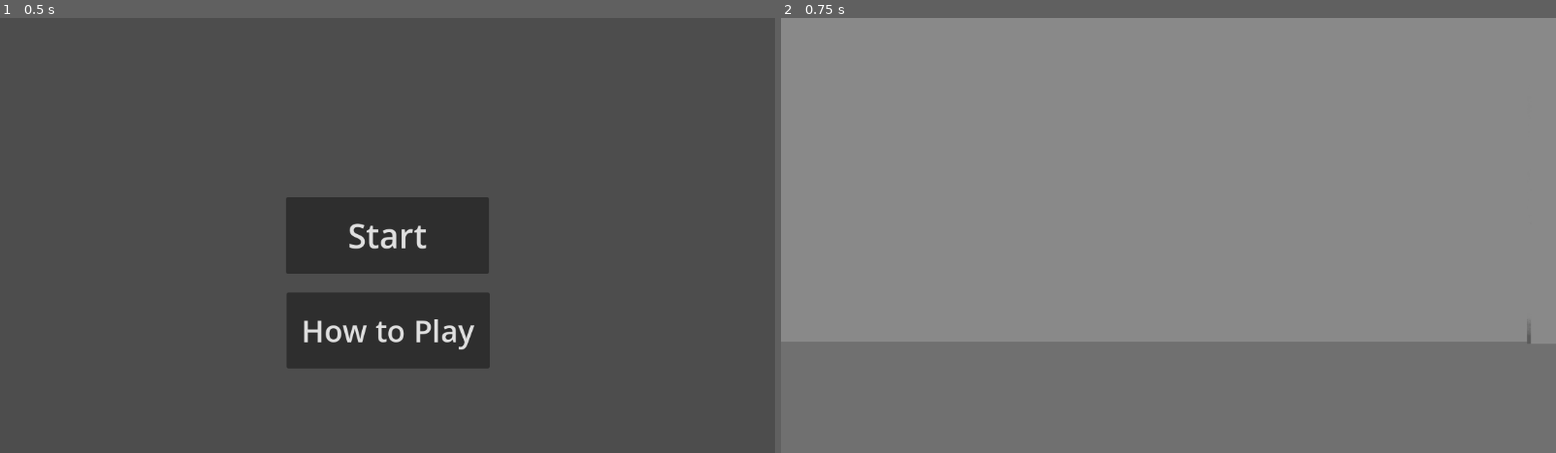
Above: before the commit, frames 1-2 (left to right).
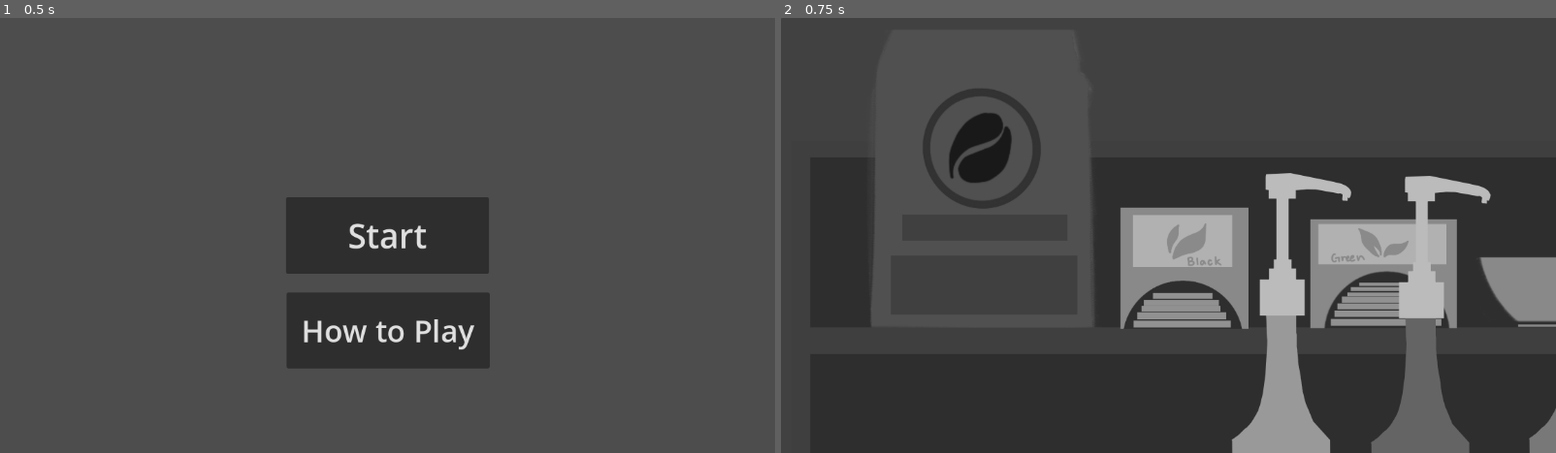
Above: after the commit, the same moments.

Repository: nyan-kaaaat/Mocha-and-Monsters
Game: Godot game, scene res://controller/MainMenu.tscn
Same seed, same stepped clock (60 frames per second), same inputs: the game is played once before the commit and once after it.
Inputs:
- Up to frame 1 (0.5 s): no input
- Up to frame 2 (0.75 s): click "Start" at 0.5 s

Frame 1 is identical in both runs. In frame 2, 92% of the frame differs, in the area x 0-100%, y 0-100%.

Commit message:
created button for ingredients

Diff:
--- /dev/null
+++ b/mocha-and-monsters-game/controller/game.gd
@@ -0,0 +1,5 @@
+extends Node2D
+
+
+func _on_get_ingredient_pressed() -> void:
+	print("ingredients pressed")
--- a/mocha-and-monsters-game/controller/game.tscn
+++ b/mocha-and-monsters-game/controller/game.tscn
@@ -1,10 +1,21 @@
-[gd_scene load_steps=2 format=3 uid="uid://ci86k2o47mbg4"]
+[gd_scene load_steps=4 format=3 uid="uid://ci86k2o47mbg4"]
 
 [ext_resource type="Texture2D" uid="uid://c0f5c5nfo8qe4" path="res://view/m&m background.png" id="1_7drek"]
+[ext_resource type="Script" path="res://controller/game.gd" id="1_ipyyi"]
+[ext_resource type="Texture2D" uid="uid://bkf3s8tp8huup" path="res://view/m&m ingredients.png" id="1_jn5vo"]
 
 [node name="Game" type="Node2D"]
+script = ExtResource("1_ipyyi")
 
-[node name="CoffeeMaker" type="Node2D" parent="."]
+[node name="CoffeeMaker" type="Control" parent="."]
+layout_mode = 3
+anchors_preset = 0
+
+[node name="GetIngredient" type="Button" parent="CoffeeMaker"]
+offset_right = 8.0
+offset_bottom = 8.0
+button_mask = 7
+icon = ExtResource("1_jn5vo")
 
 [node name="Money" type="Node2D" parent="."]
 
@@ -15,6 +26,7 @@
 [node name="Control" type="Control" parent="."]
 visible = false
 layout_mode = 3
+anchors_preset = 15
 anchor_right = 1.0
 anchor_bottom = 1.0
 grow_horizontal = 2
@@ -35,5 +47,8 @@
 texture = ExtResource("1_7drek")
 
 [node name="Sprite2D" type="Sprite2D" parent="."]
+visible = false
 position = Vector2(581, 330)
 texture = ExtResource("1_7drek")
+
+[connection signal="pressed" from="CoffeeMaker/GetIngredient" to="." method="_on_get_ingredient_pressed"]
Binary file added: mocha-and-monsters-game/view/m&m ingredients.png
Not shown, added: mocha-and-monsters-game/view/m&m ingredients.png.import
